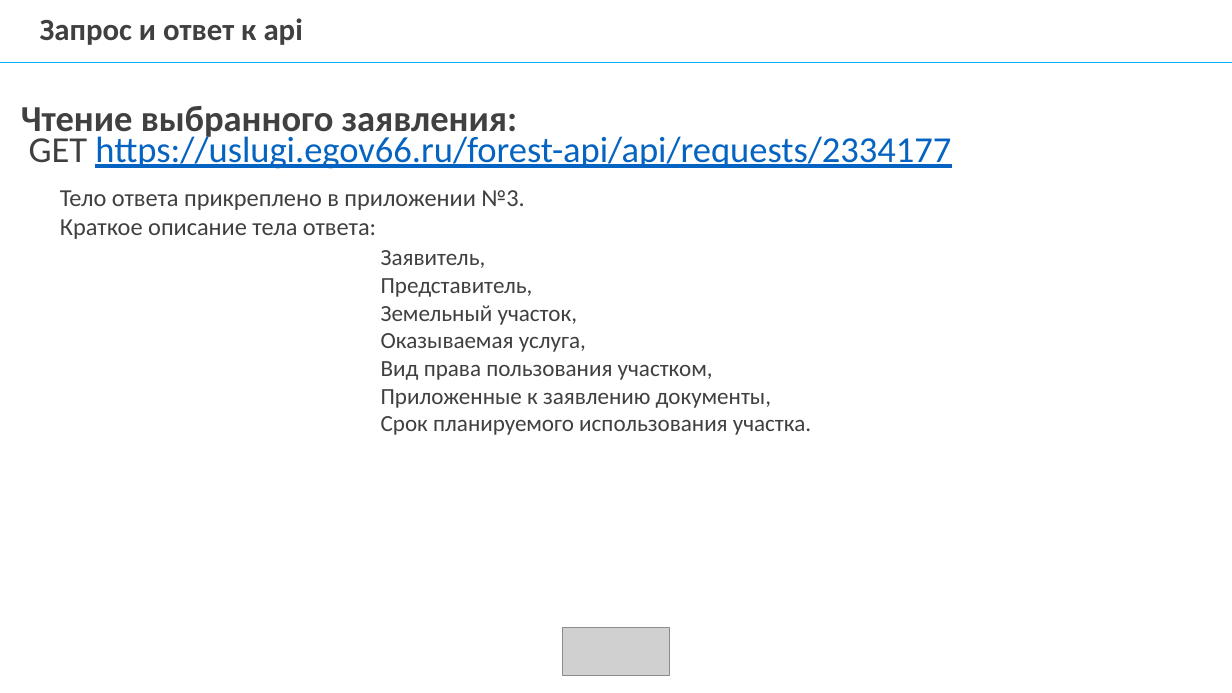
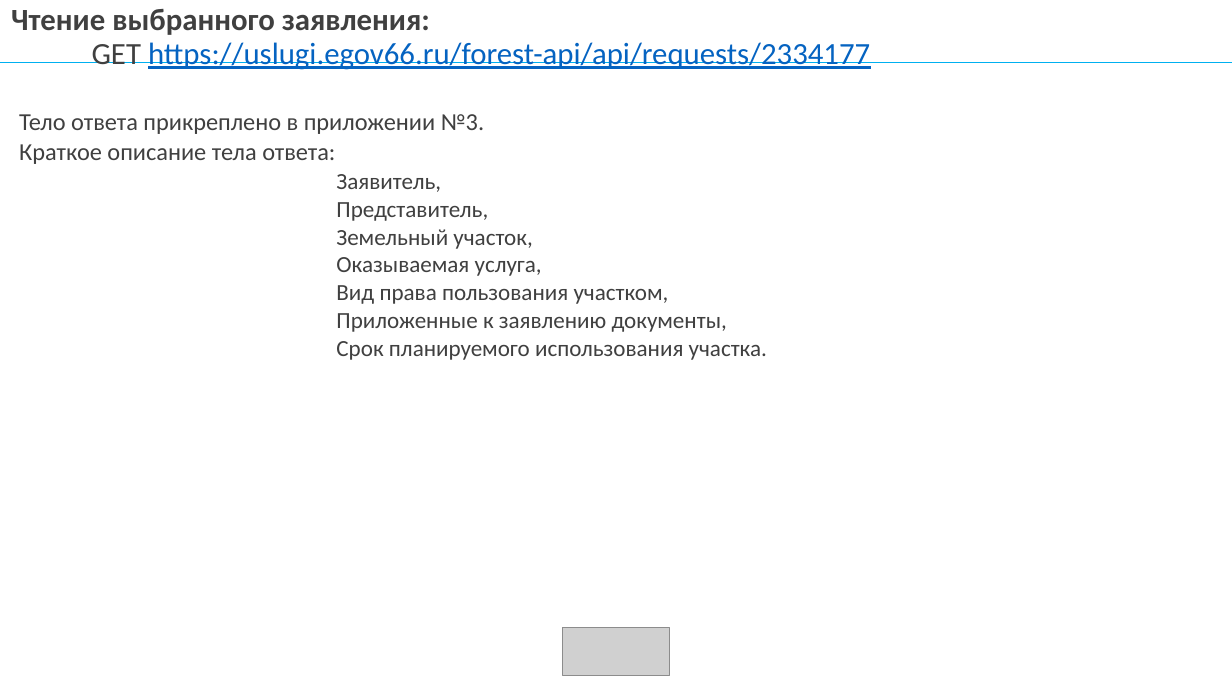
Before and after one commit to mcdodik20008/docs, a slide deck: slide 13 of Презентация диплома.pptx (slide 12 before the commit). Drawn at 1232x693 pixels with LibreOffice and Linux fonts; fonts in the diff are those of the drawing; grey boxes stand for pictures; background and template pictures are left out. Boxes give left, top, right and bottom in pixels: in the first picture for what was removed or moved away, otherwise in the second. Text is boxed around its words. In the diff, an @@ line names an element or a change of style, - is before the commit and + after.

```diff
--- a/Презентация диплома.pptx
+++ b/Презентация диплома.pptx
@@ text "Чтение выбранного заявления:": place and size @@
-text "Чтение выбранного заявления:" at (21, 106, 951, 169)
+text "Чтение выбранного заявления:" at (11, 9, 870, 70)
@@ text "Чтение выбранного заявления:" at (11, 9, 870, 70): size 28.5 to 24 pt; text colour #646464 to #404040 in "Чтение выбранного заявления:", "GET"; line spacing 0.7 to 0.9 @@
@@ text removed at (40, 18, 303, 45) @@
-Запрос и ответ к api
@@ text "Тело ответа прикреплено в приложении ...": place and size @@
-text "Тело ответа прикреплено в приложении ..." at (60, 190, 524, 239)
+text "Тело ответа прикреплено в приложении ..." at (19, 114, 484, 164)
@@ text "Тело ответа прикреплено в приложении ..." at (19, 114, 484, 164): text colour #646464 to #404040 @@
@@ text "Заявитель," at (336, 174, 767, 360): text colour #646464 to #404040 @@
@@ text "Заявитель,": place and size @@
-text "Заявитель," at (381, 250, 811, 435)
+text "Заявитель," at (336, 174, 767, 360)
```
Also in this commit, not shown: 14 other slides changed, 4 slides added, 3 slides removed, 4 other files.
